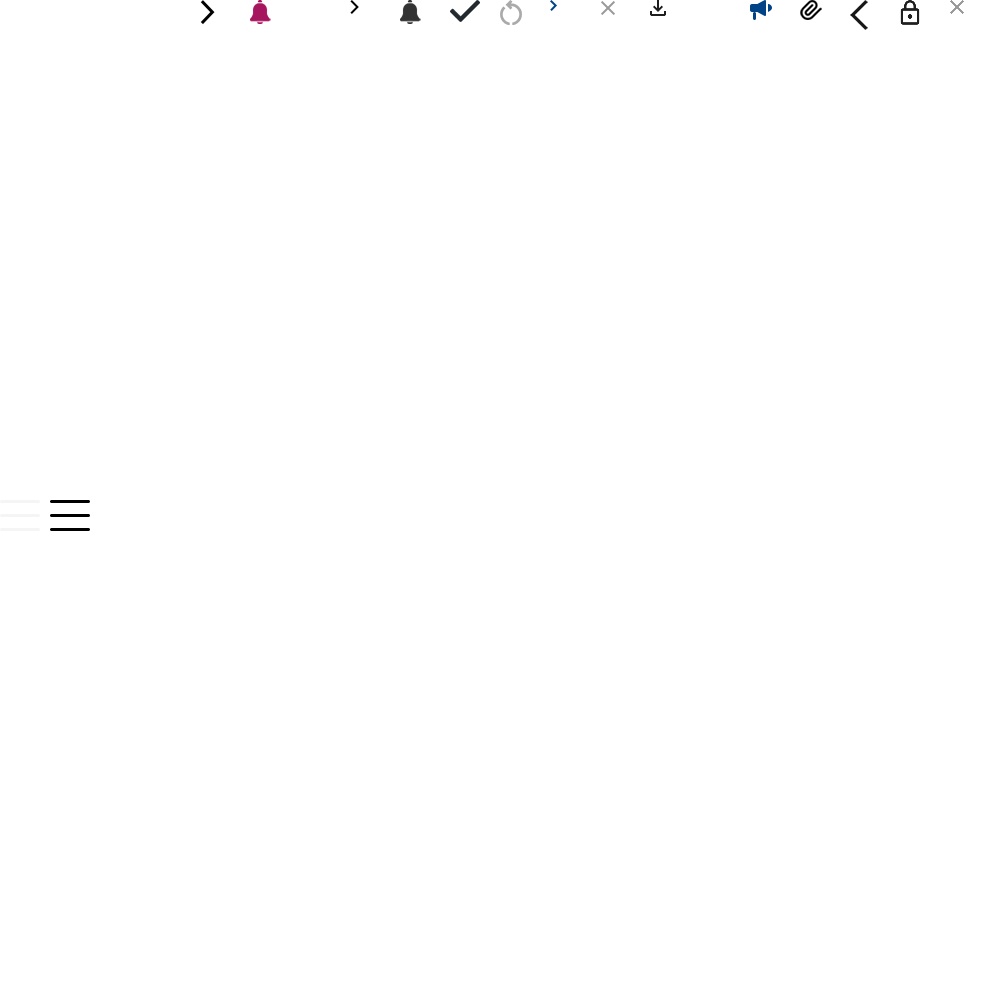
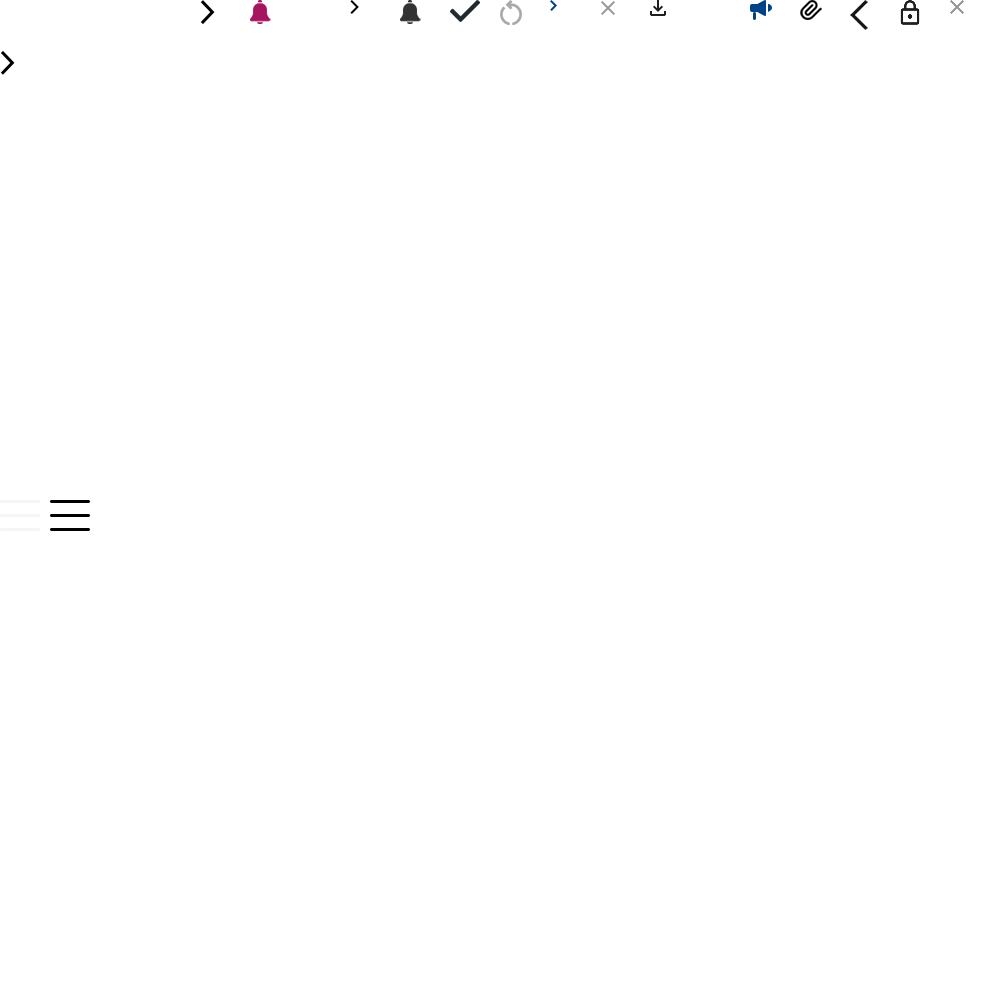
Layer changes from the first 1000 x 1000 image to the second:
added group "그룹 2" with 1 layers above "그룹 1" over [0, 51, 15, 75]
added layer "레이어 21" in group "그룹 2" over [0, 51, 15, 75]
